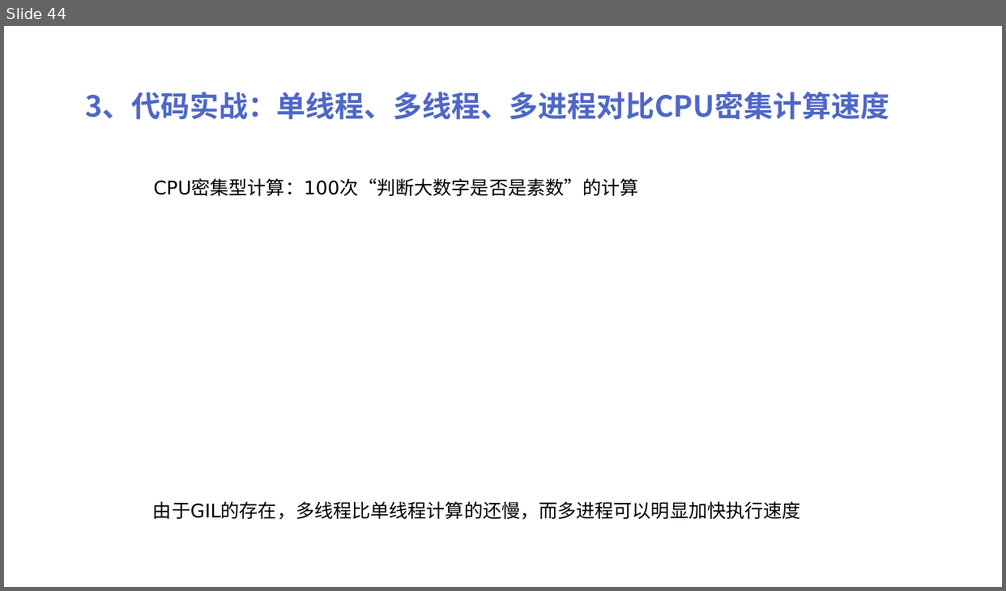
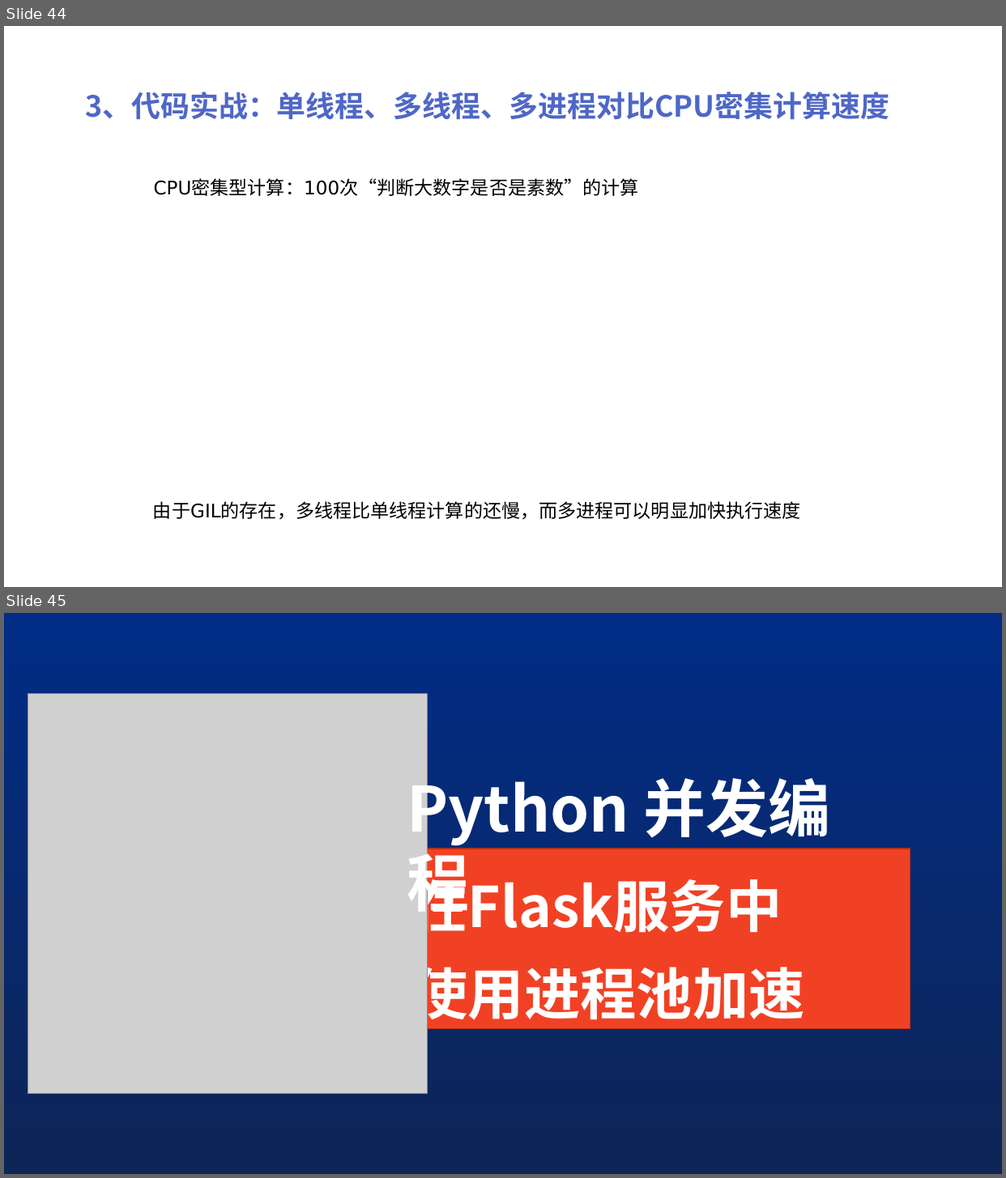
Before and after one commit to peiss/ant-learn-python-concurrent, a slide deck: Python并发编程简介.pptx. Shown one above the other, each under a label of ours: slide 44 before the commit, slides 44 and 45 after it. The pictures are 1006x591 and 1006x1178 pixels, drawn with LibreOffice and Linux fonts; fonts in the diff are those of the drawing; grey boxes stand for pictures. Boxes give left, top, right and bottom in pixels: in the first picture for what was removed or moved away, otherwise in the second. Text is boxed around its words. In the diff, an @@ line names an element or a change of style, - is before the commit and + after.

```diff
--- a/Python并发编程简介.pptx
+++ b/Python并发编程简介.pptx
@@ slide 45 added at <box>4,613,1002,1174</box>, background gradient #012D86 to #0E2557 @@
@@ picture added at <box>28,694,428,1093</box> @@
@@ text added at <box>407,769,831,922</box>, 60 pt, text #FFFFFF, bold @@
+Python 并发编程
@@ title added at <box>404,849,910,1029</box>, fill #F14124, outline #B2301B 1 pt, 54 pt, text #FFFFFF, bold @@
+在Flask服务中
+使用进程池加速
```
Also in this commit, not shown: 3 other slides added, 1 other file.
